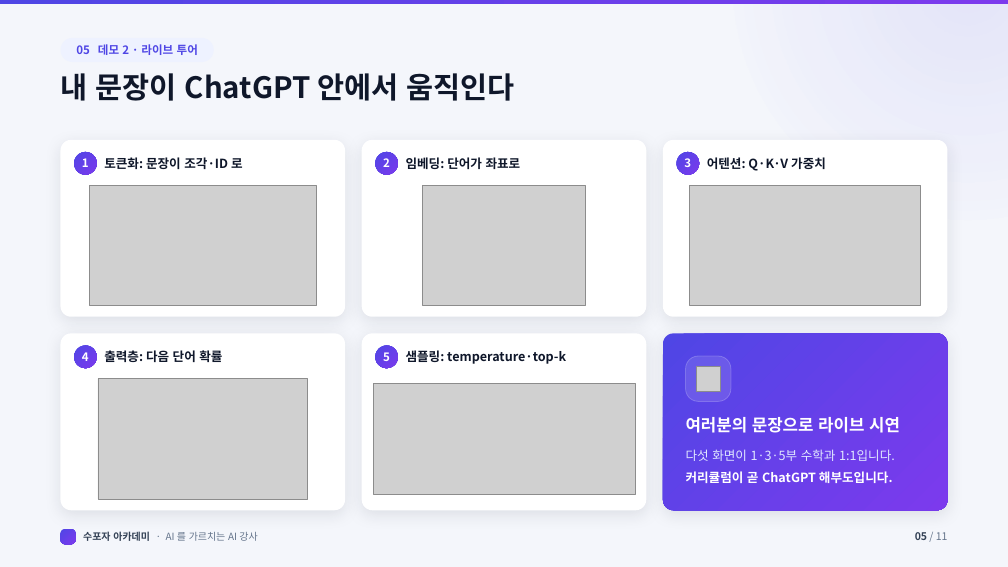
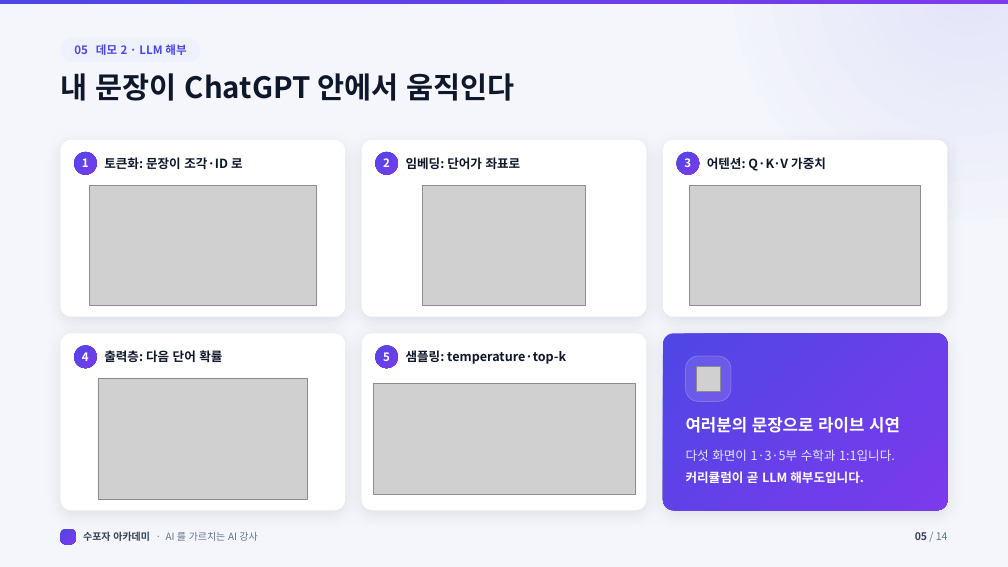
Before and after one commit to jiyupapa/math-platform, a slide deck: slide 5 of docs/hackathon/11_pitch_deck.pptx. Drawn at 1008x567 pixels with LibreOffice and Linux fonts; fonts in the diff are those of the drawing; grey boxes stand for pictures. Boxes give left, top, right and bottom in pixels: in the first picture for what was removed or moved away, otherwise in the second. Text is boxed around its words. In the diff, an @@ line names an element or a change of style, - is before the commit and + after.

```diff
--- a/docs/hackathon/11_pitch_deck.pptx
+++ b/docs/hackathon/11_pitch_deck.pptx
@@ text at (74, 44, 186, 55): text changed @@
-05 데모 2 · 라이브 투어
+05 데모 2 · LLM 해부
@@ text at (686, 471, 864, 483): text changed @@
-커리큘럼이 곧 ChatGPT 해부도입니다.
+커리큘럼이 곧 LLM 해부도입니다.
@@ text at (915, 532, 948, 540): text changed @@
-05 / 11
+05 / 14
```
Also in this commit, not shown: 10 other slides changed, 3 slides added, 55 other files.
